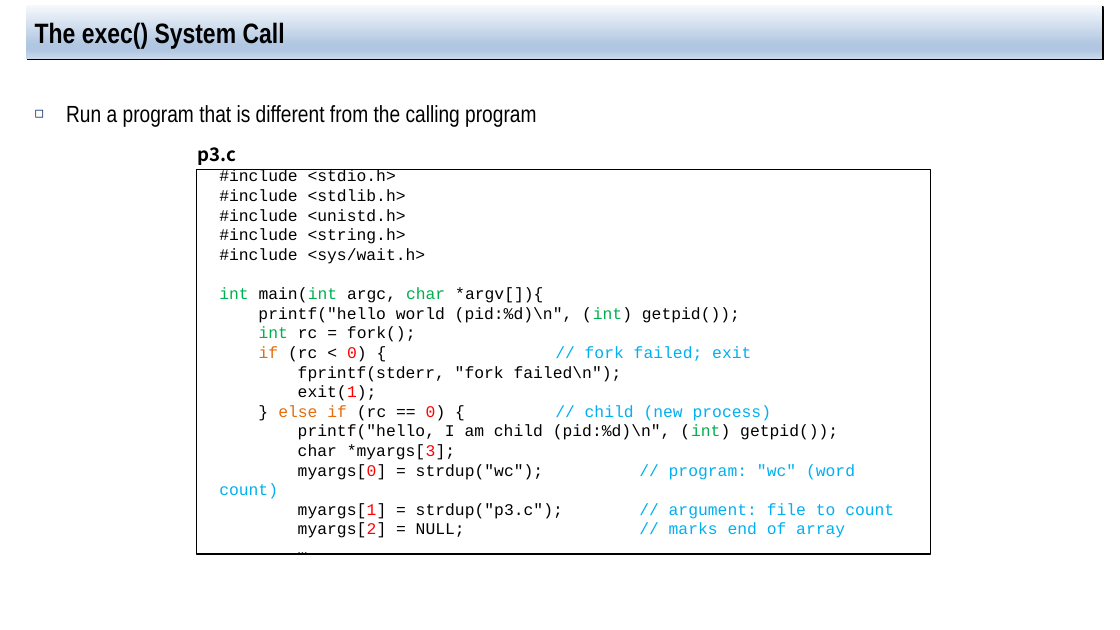
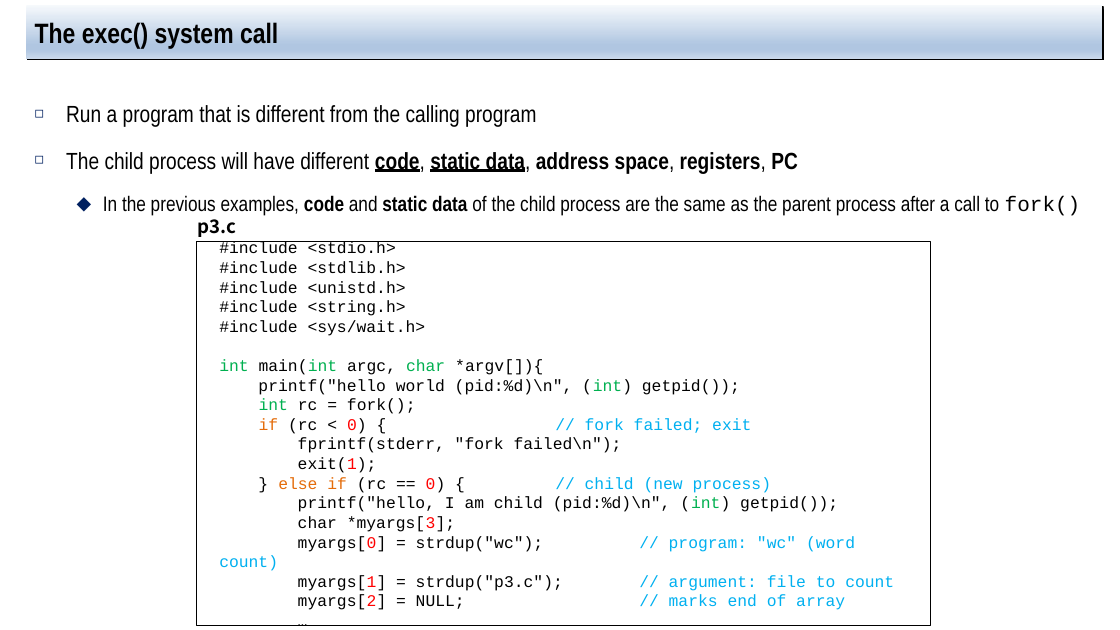
Before and after one commit to jachermocilla/extra-course-materials, a slide deck: slide 10 of cmsc125/ostep/slides/01.Virtualization/05.Interlude_process_api.pptx (slide 9 before the commit). Drawn at 1120x630 pixels with LibreOffice and Linux fonts; fonts in the diff are those of the drawing. Boxes give left, top, right and bottom in pixels: in the first picture for what was removed or moved away, otherwise in the second. Text is boxed around its words. In the diff, an @@ line names an element or a change of style, - is before the commit and + after.

```diff
--- a/cmsc125/ostep/slides/01.Virtualization/05.Interlude_process_api.pptx
+++ b/cmsc125/ostep/slides/01.Virtualization/05.Interlude_process_api.pptx
@@ title at [35,20,278,48]: text changed @@
-The exec() System Call
+The exec() system call
@@ text at [66,152,1081,216]: paragraphs added @@
+◻ The child process will have different code, static data, address space, registers, PC
+  ⬥ In the previous examples, code and static data of the child process are the same as the parent process after a call to fork()
@@ text "p3.c": place and size @@
-text "p3.c" at [198,147,237,165]
+text "p3.c" at [198,219,237,237]
@@ rectangle "#include <stdio.h>": place and size @@
-rectangle "#include <stdio.h>" at [197,170,931,555]
+rectangle "#include <stdio.h>" at [197,241,931,626]
```
Also in this commit, not shown: 7 other slides changed, 5 slides added.
